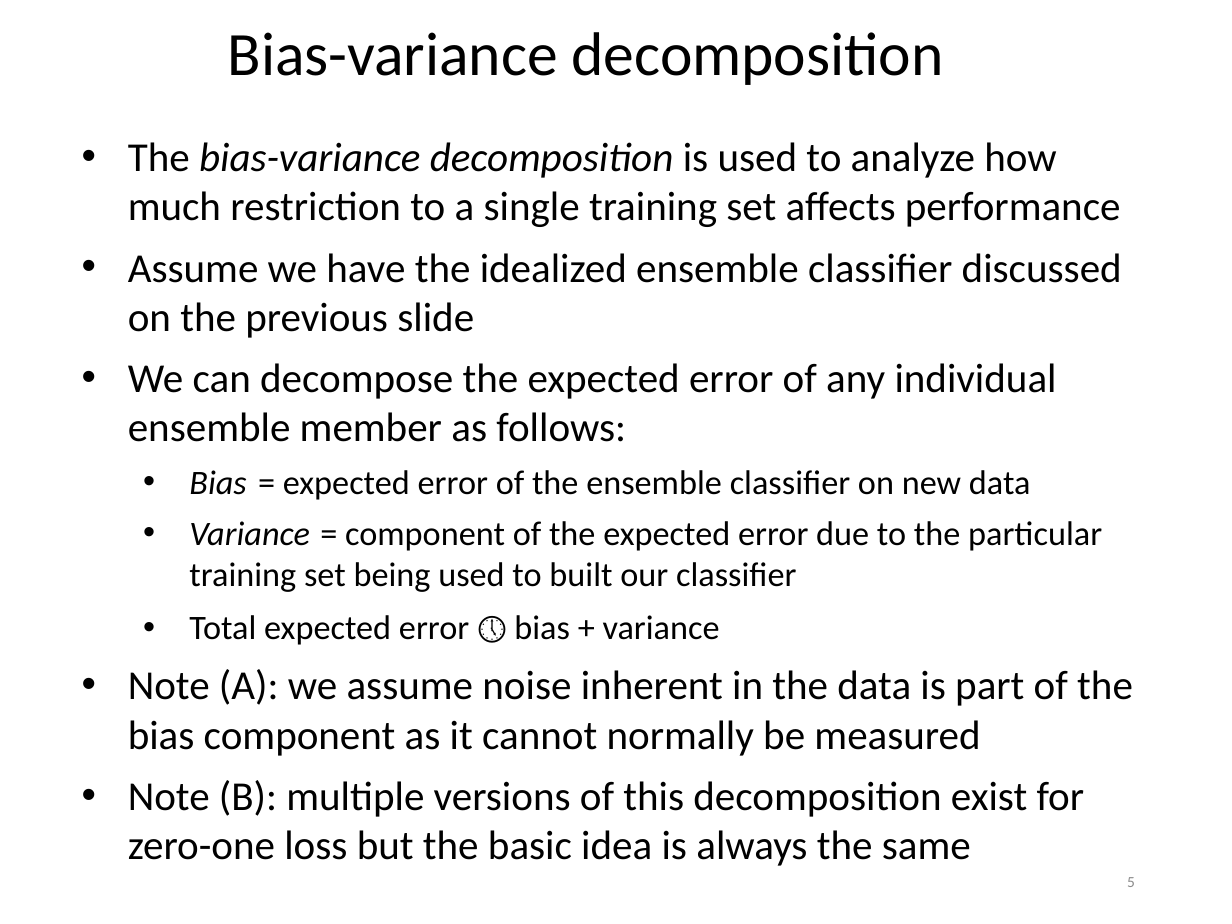
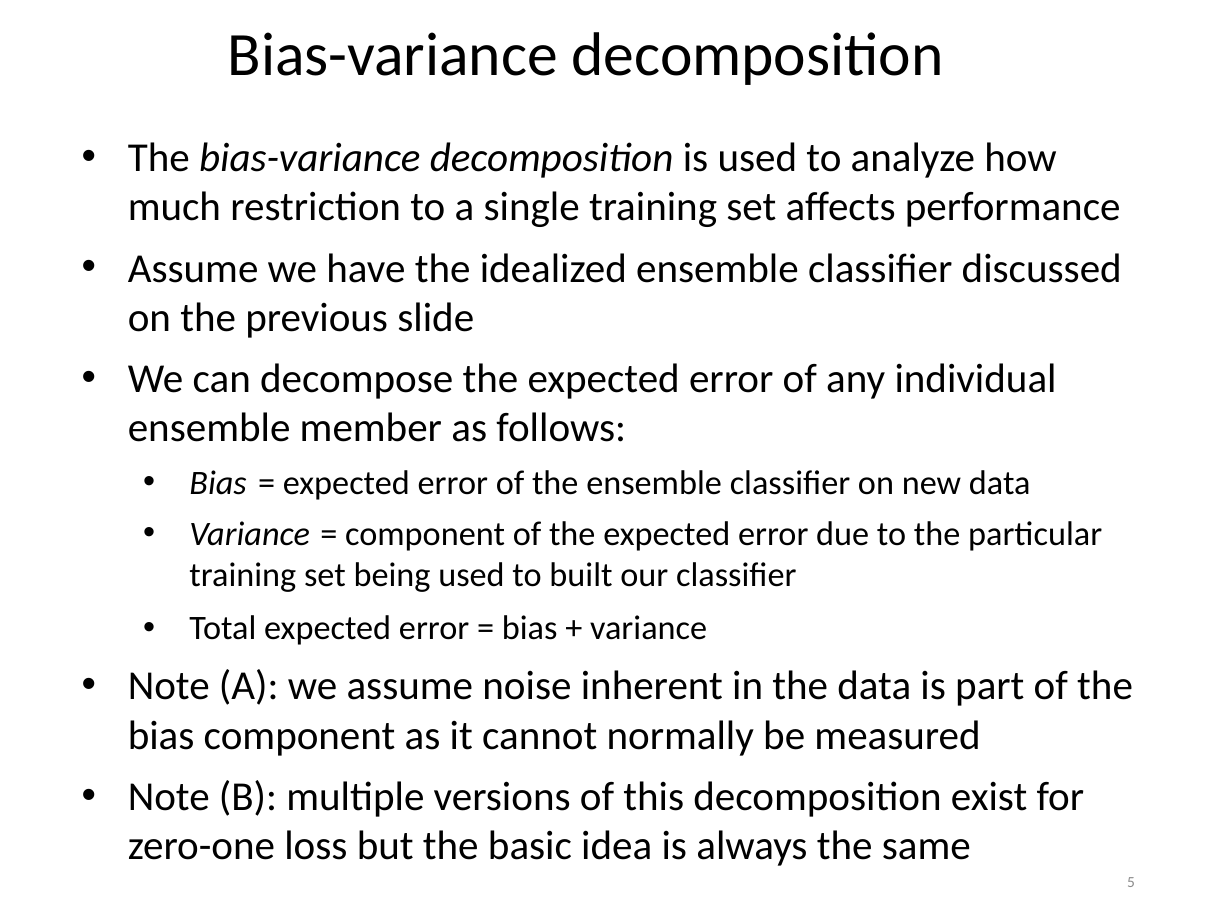
Before and after one commit to khaledmrasheed/khaledmrasheed.github.io, a slide deck: slide 5 of DMcourse/Chapter12.pptx. Drawn at 1232x924 pixels with LibreOffice and Linux fonts; fonts in the diff are those of the drawing. Boxes give left, top, right and bottom in pixels: in the first picture for what was removed or moved away, otherwise in the second. Text is boxed around its words. In the diff, an @@ line names an element or a change of style, - is before the commit and + after.

```diff
--- a/DMcourse/Chapter12.pptx
+++ b/DMcourse/Chapter12.pptx
@@ text at box(189, 615, 707, 645): text changed @@
-  • Total expected error 🕔 bias + variance
+  • Total expected error = bias + variance
```
Also in this commit, not shown: 5 other slides changed.
